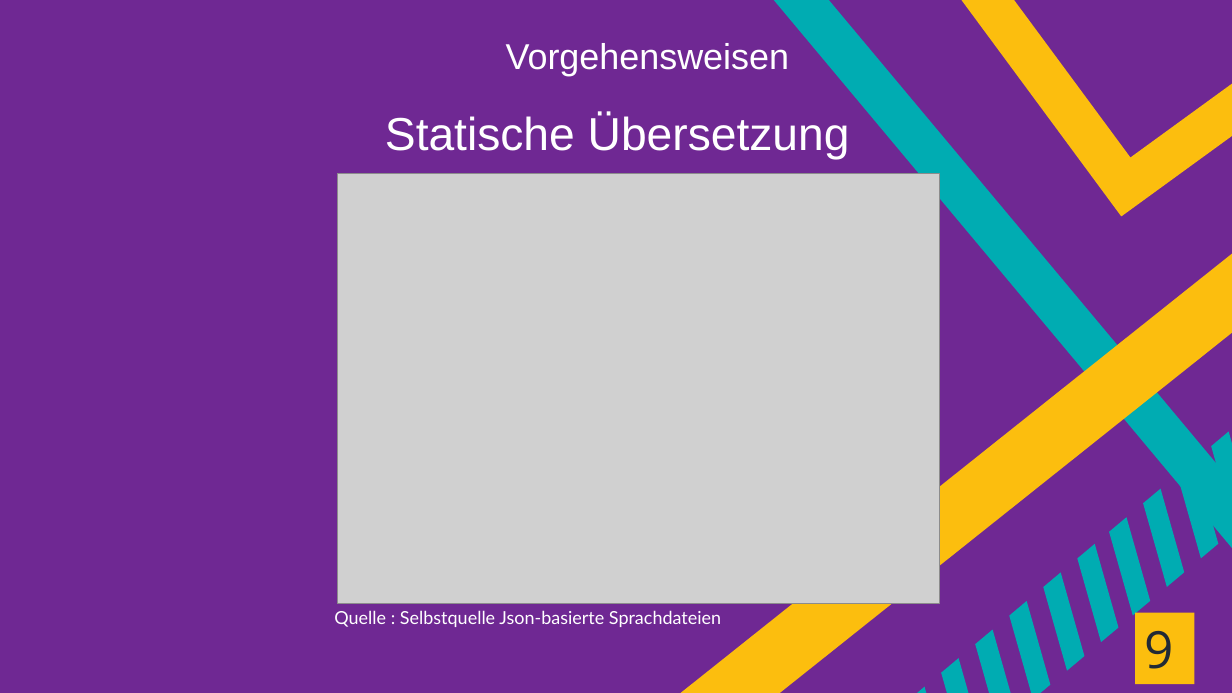
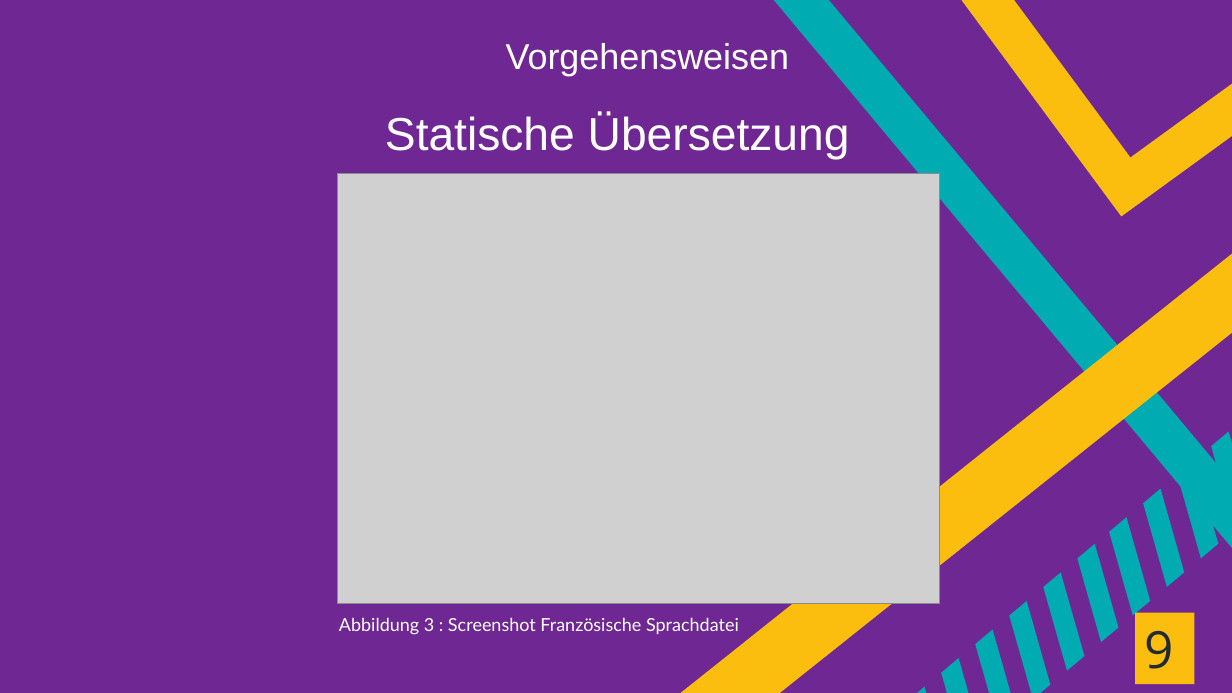
Before and after one commit to Eyssamsh/gui, a slide deck: slide 11 of guiProjekt/downloads/Final Präsentation Mehrsprachigkeit.pptx. Drawn at 1232x693 pixels with LibreOffice and Linux fonts; fonts in the diff are those of the drawing; grey boxes stand for pictures. Boxes give left, top, right and bottom in pixels: in the first picture for what was removed or moved away, otherwise in the second. Text is boxed around its words. In the diff, an @@ line names an element or a change of style, - is before the commit and + after.

Commit message:
Added Quellenverzeichnis

```diff
--- a/guiProjekt/downloads/Final Präsentation Mehrsprachigkeit.pptx
+++ b/guiProjekt/downloads/Final Präsentation Mehrsprachigkeit.pptx
@@ text removed at (334,610,721,627) @@
-Quelle : Selbstquelle Json-basierte Sprachdateien
@@ text added at (339,617,739,635), 14 pt, text #FFFFFF @@
+Abbildung 3 : Screenshot Französische Sprachdatei
```
Also in this commit, not shown: 4 other slides changed, 1 slide added.
